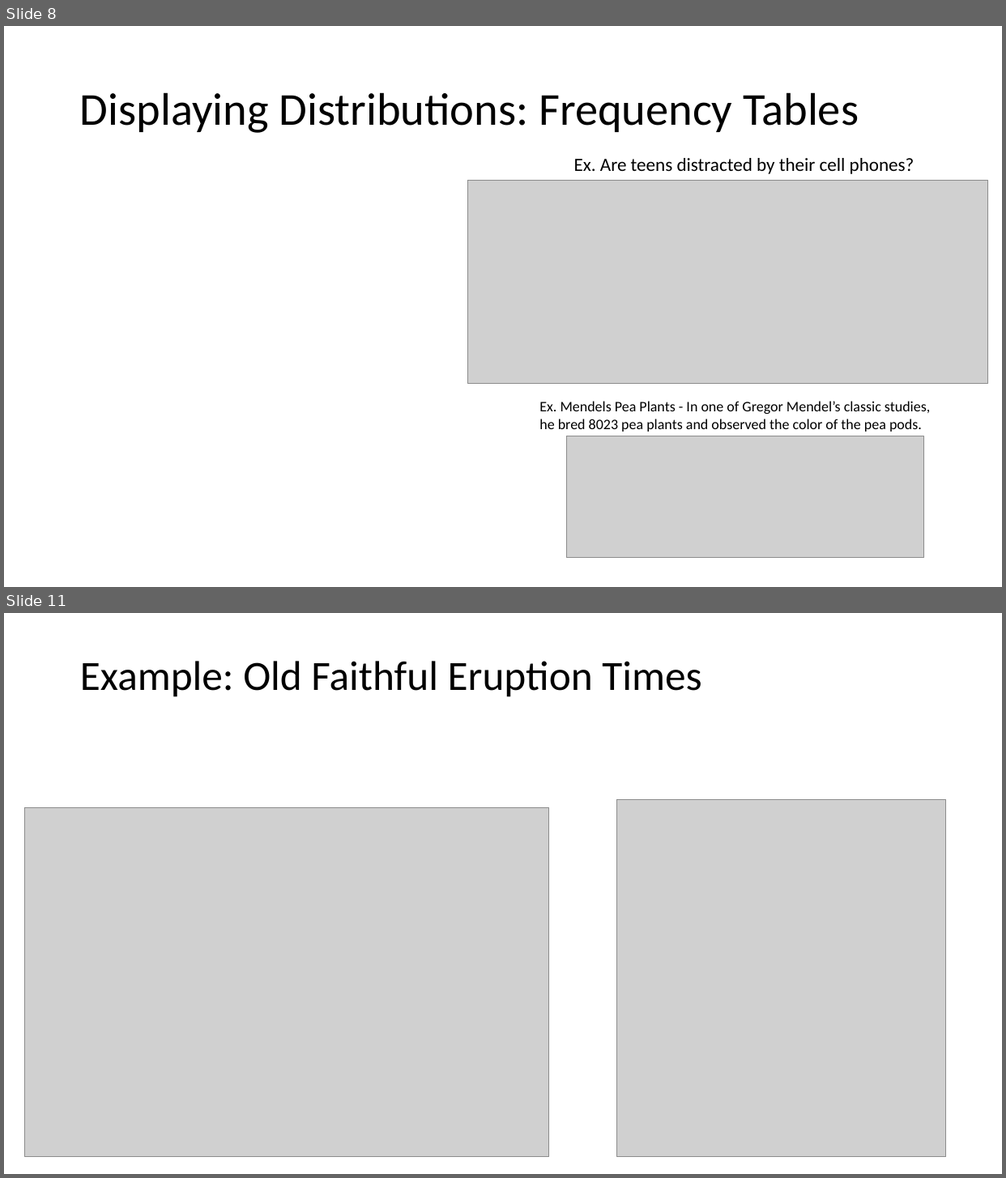
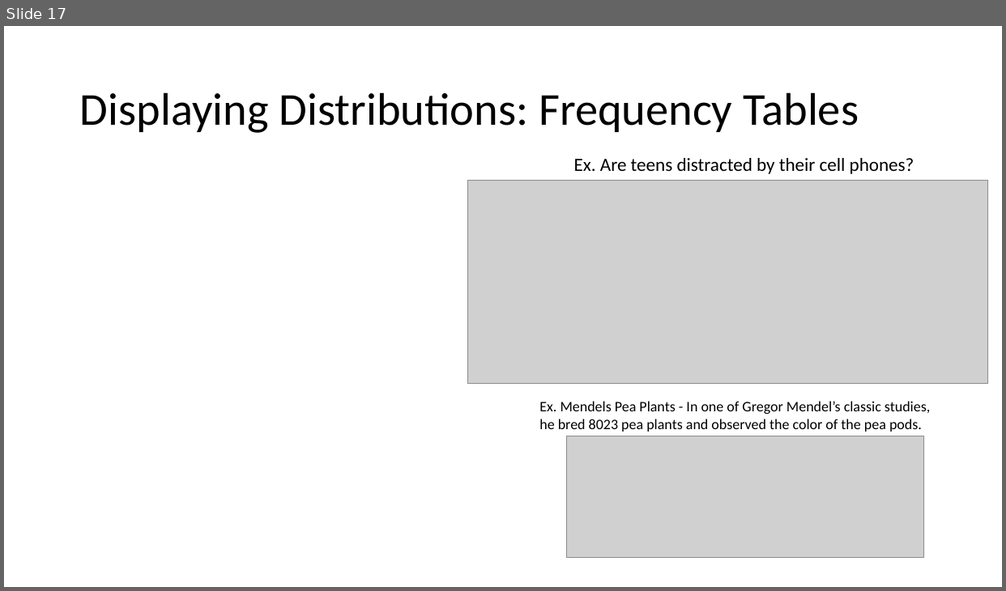
Before and after one commit to Jarred6068/UI_STAT251-03_Spring_2024, a slide deck: docs/lecture_slides/Week 1/Week1_Lecture2_Slides_1_12_2024.pptx. Shown one above the other, each under a label of ours: slides 8 and 11 before the commit, slide 17 after it; the slides between them are not shown. The pictures are 1006x1178 and 1006x591 pixels, drawn with LibreOffice and Linux fonts; fonts in the diff are those of the drawing; grey boxes stand for pictures. Boxes give left, top, right and bottom in pixels: in the first picture for what was removed or moved away, otherwise in the second. Text is boxed around its words. In the diff, an @@ line names an element or a change of style, - is before the commit and + after.

```diff
--- a/docs/lecture_slides/Week 1/Week1_Lecture2_Slides_1_12_2024.pptx
+++ b/docs/lecture_slides/Week 1/Week1_Lecture2_Slides_1_12_2024.pptx
@@ slide 11 removed at [4, 613, 1002, 1174], background #FFFFFF @@
@@ title removed at [80, 661, 701, 697] @@
-Example: Old Faithful Eruption Times
@@ picture removed at [617, 799, 947, 1157] @@
@@ picture removed at [25, 807, 549, 1157] @@
@@ what was slide 8 is now slide 17 @@
```
Also in this commit, not shown: 10 slides added, 13 other slides removed, 13 other files.
